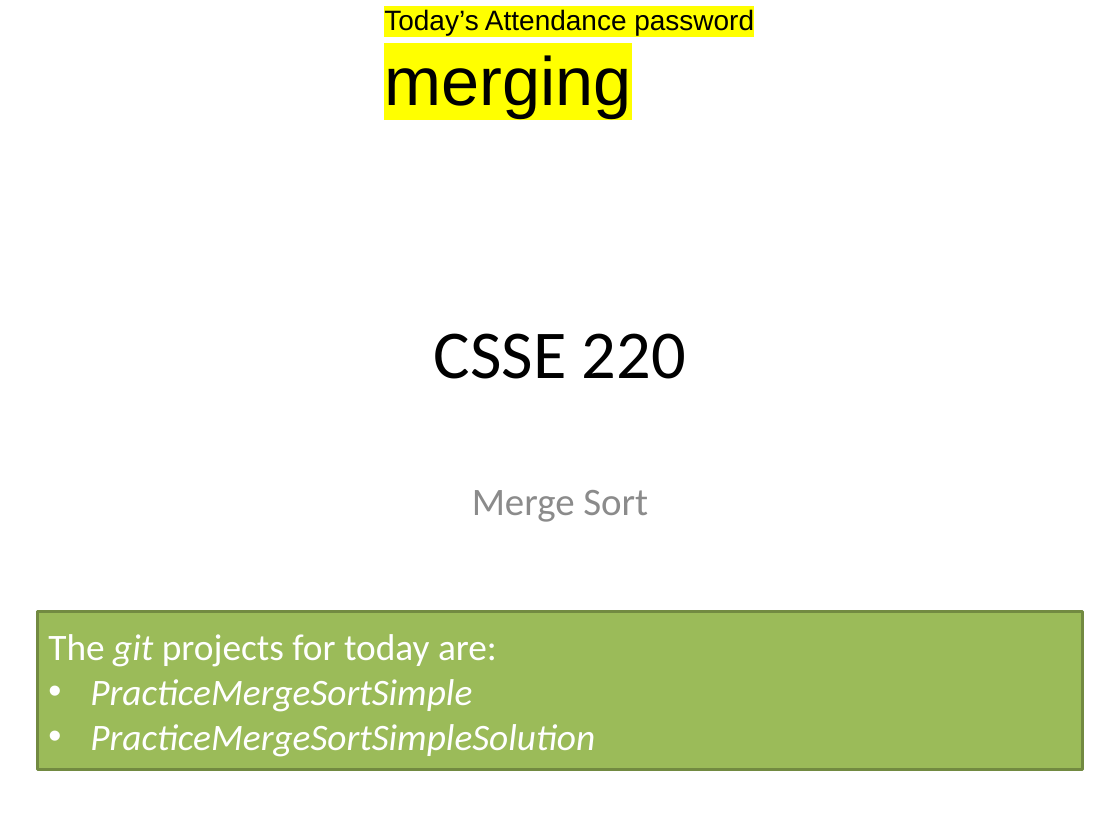
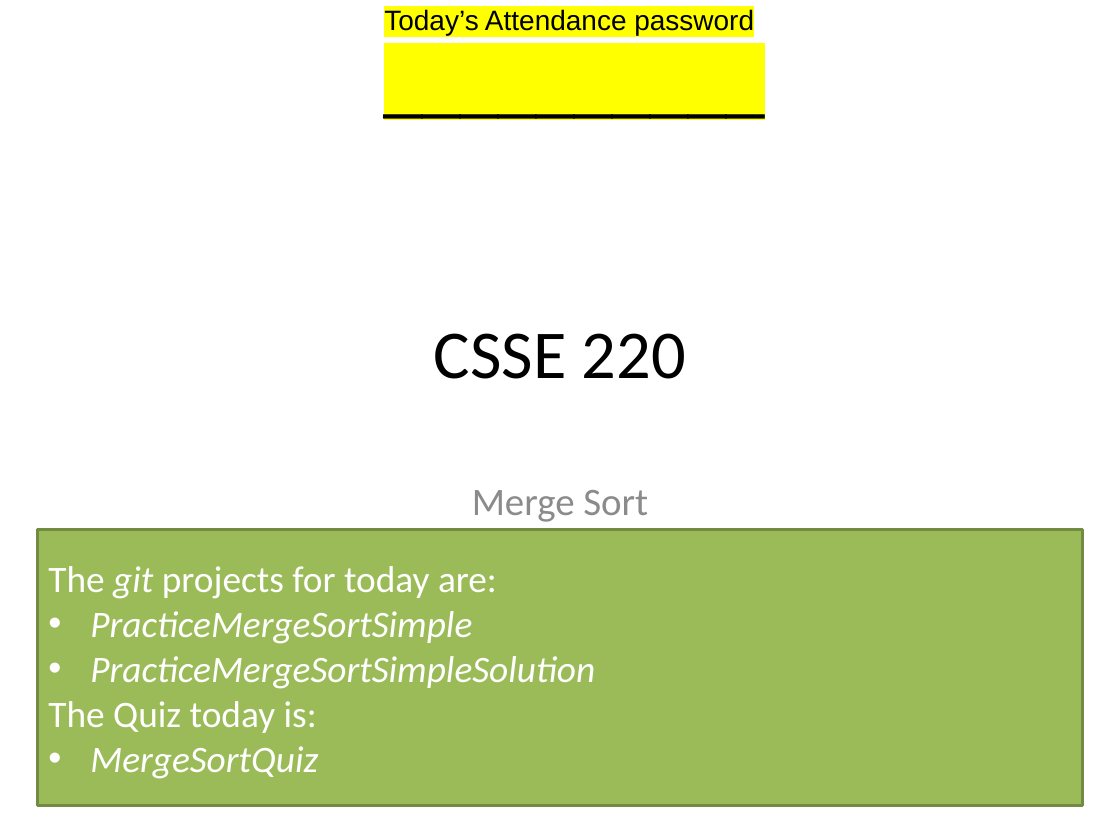
Before and after one commit to RHIT-CSSE/csse220, a slide deck: slide 1 of ClassMaterials/MergeSort/Slides/Part1-MergeSort.pptx. Drawn at 1120x840 pixels with LibreOffice and Linux fonts; fonts in the diff are those of the drawing. Boxes give left, top, right and bottom in pixels: in the first picture for what was removed or moved away, otherwise in the second. Text is boxed around its words. In the diff, an @@ line names an element or a change of style, - is before the commit and + after.

Commit message:
updating slides for Merge day

```diff
--- a/ClassMaterials/MergeSort/Slides/Part1-MergeSort.pptx
+++ b/ClassMaterials/MergeSort/Slides/Part1-MergeSort.pptx
@@ text at <box>384,55,631,117</box>: text changed @@
-merging
+__________
@@ rectangle "The git projects for today ...": place and size @@
-rectangle "The git projects for today ..." at <box>37,612,1082,771</box>
+rectangle "The git projects for today ..." at <box>37,530,1082,806</box>
@@ text in rectangle at <box>48,701,318,779</box>: paragraphs added @@
+The Quiz today is:
+• MergeSortQuiz
```
Also in this commit, not shown: 1 other file.
